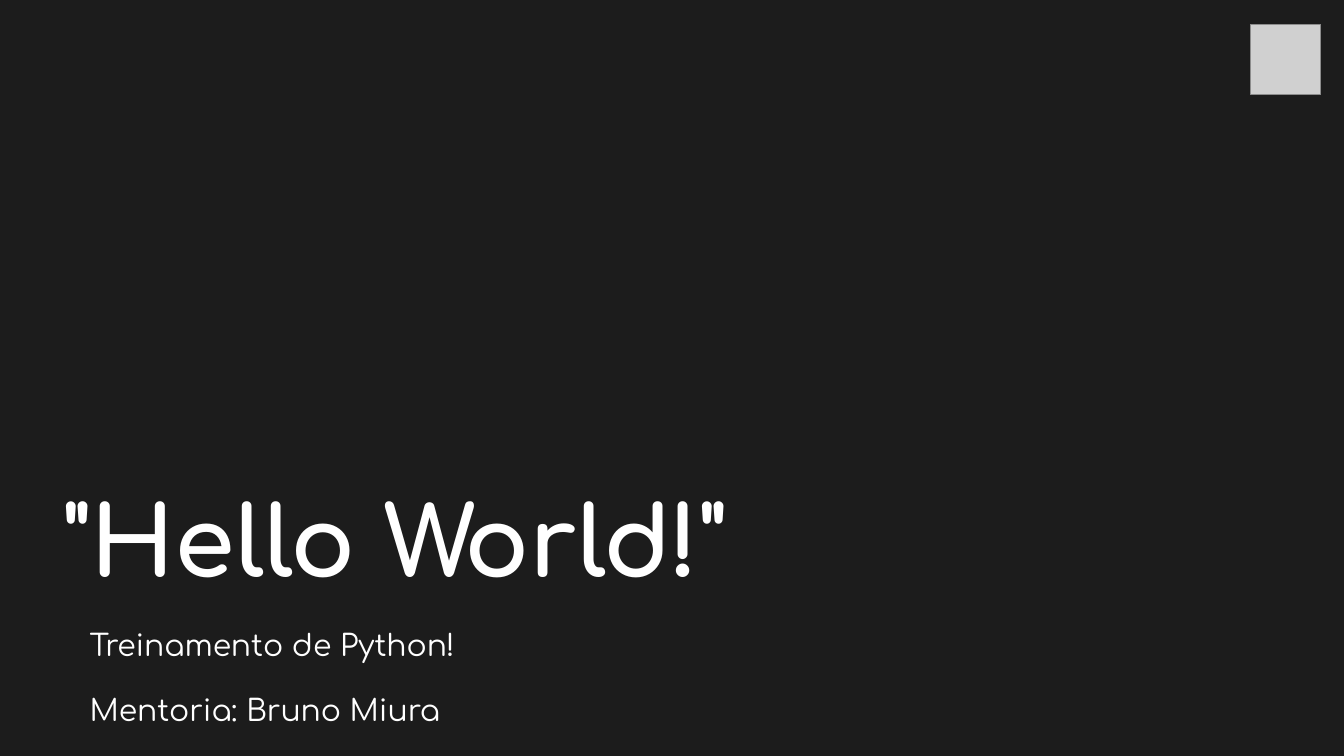
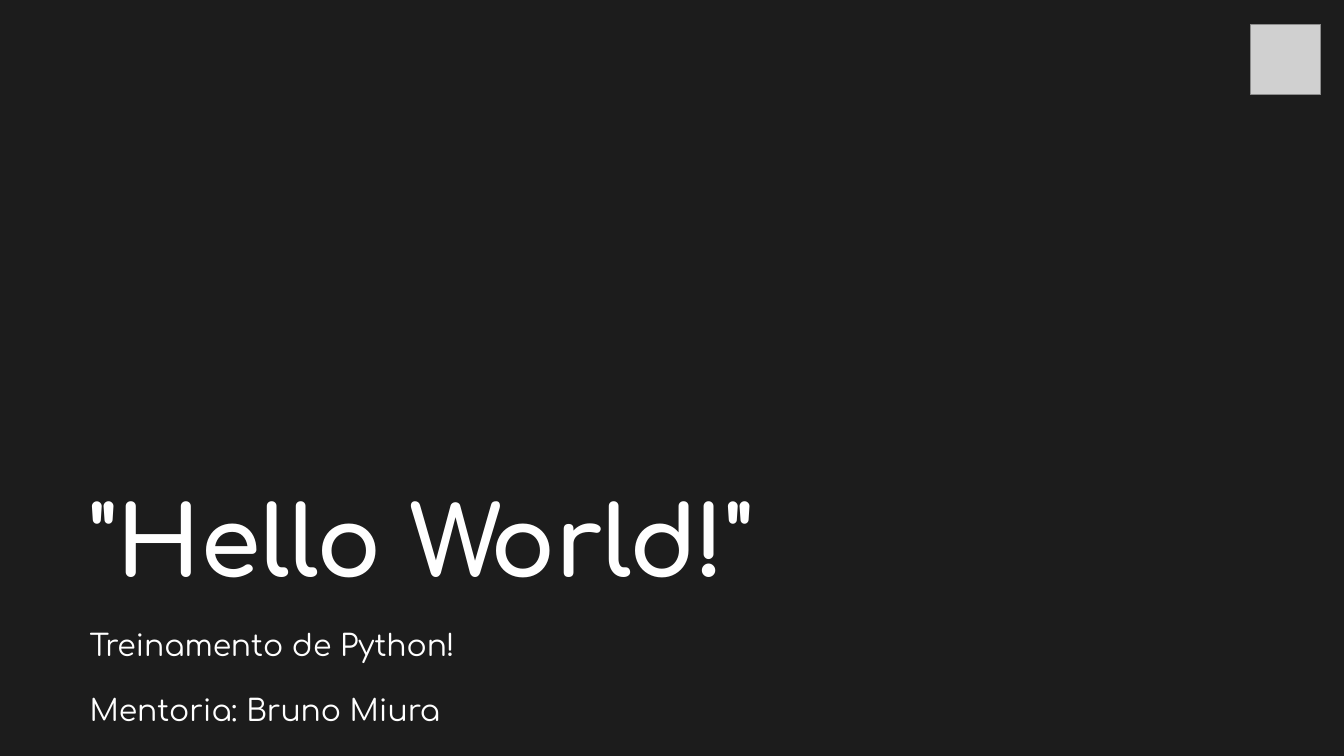
Before and after one commit to MiuraBruno/Curso_python_turma2, a slide deck: slide 1 of _DOCUMENTOS/Treinamento Pynton.pptx. Drawn at 1344x756 pixels with LibreOffice and Linux fonts; fonts in the diff are those of the drawing; grey boxes stand for pictures; background and template pictures are left out; a plain dark background stands for a picture behind light text. Boxes give left, top, right and bottom in pixels: in the first picture for what was removed or moved away, otherwise in the second. Text is boxed around its words. In the diff, an @@ line names an element or a change of style, - is before the commit and + after.

```diff
--- a/_DOCUMENTOS/Treinamento Pynton.pptx
+++ b/_DOCUMENTOS/Treinamento Pynton.pptx
@@ text ""Hello World!"": place and size @@
-text ""Hello World!"" at box(64, 501, 726, 578)
+text ""Hello World!"" at box(90, 501, 752, 578)
```
Also in this commit, not shown: 2 other slides changed, 4 other files.
